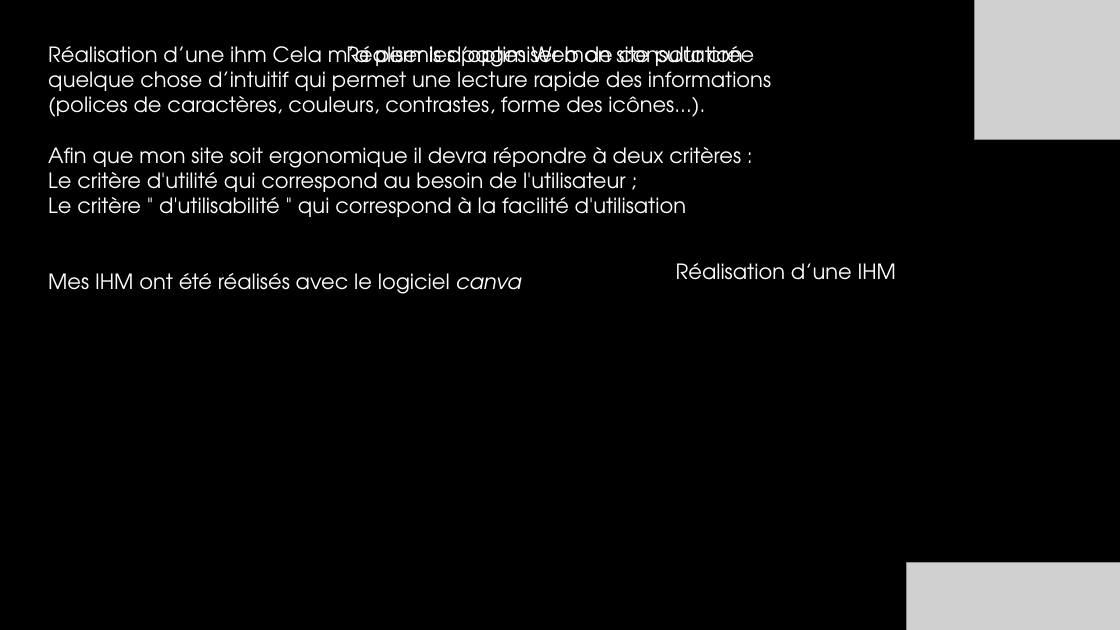
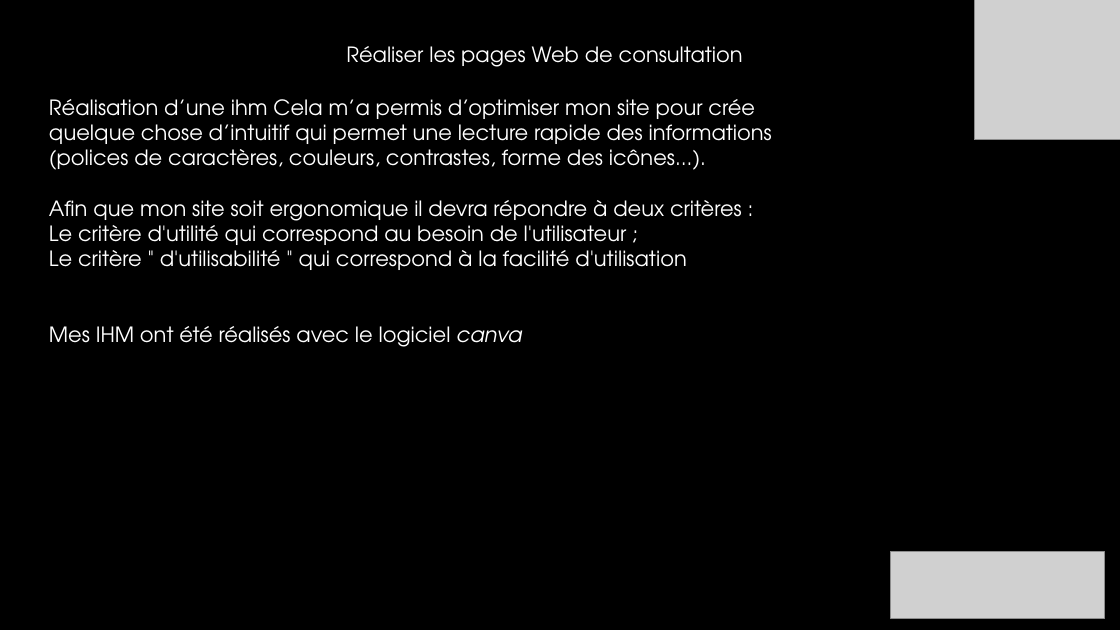
Before and after one commit to Izakun/banc_de_test_eolienne, a slide deck: slide 11 of 05_revue_de_projet/revues/01_manon_morille/SFL1_revue2_manon.pptx (slide 9 before the commit). Drawn at 1120x630 pixels with LibreOffice and Linux fonts; fonts in the diff are those of the drawing; grey boxes stand for pictures; background and template pictures are left out. Boxes give left, top, right and bottom in pixels: in the first picture for what was removed or moved away, otherwise in the second. Text is boxed around its words. In the diff, an @@ line names an element or a change of style, - is before the commit and + after.

```diff
--- a/05_revue_de_projet/revues/01_manon_morille/SFL1_revue2_manon.pptx
+++ b/05_revue_de_projet/revues/01_manon_morille/SFL1_revue2_manon.pptx
@@ text "Réalisation d’une ihm Cela m’a ...": place and size @@
-text "Réalisation d’une ihm Cela m’a ..." at [48, 46, 771, 294]
+text "Réalisation d’une ihm Cela m’a ..." at [49, 99, 772, 347]
@@ text removed at [676, 263, 896, 280] @@
-Réalisation d’une IHM
@@ picture: place and size @@
-picture at [907, 563, 1120, 630]
+picture at [891, 551, 1104, 618]
```
Also in this commit, not shown: 10 other slides changed, 4 slides added.
